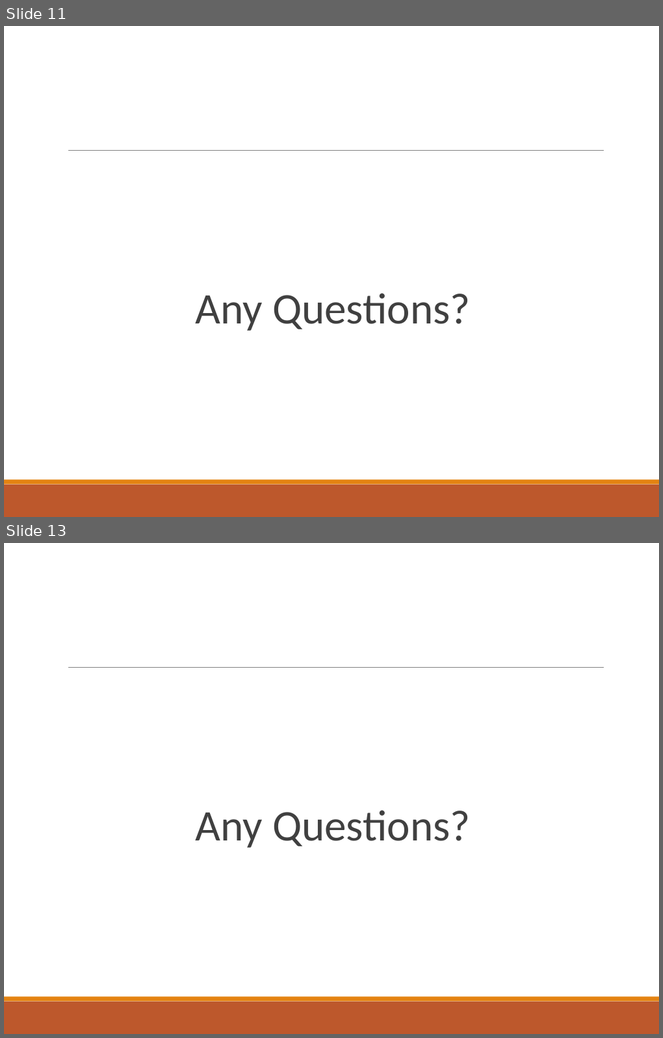
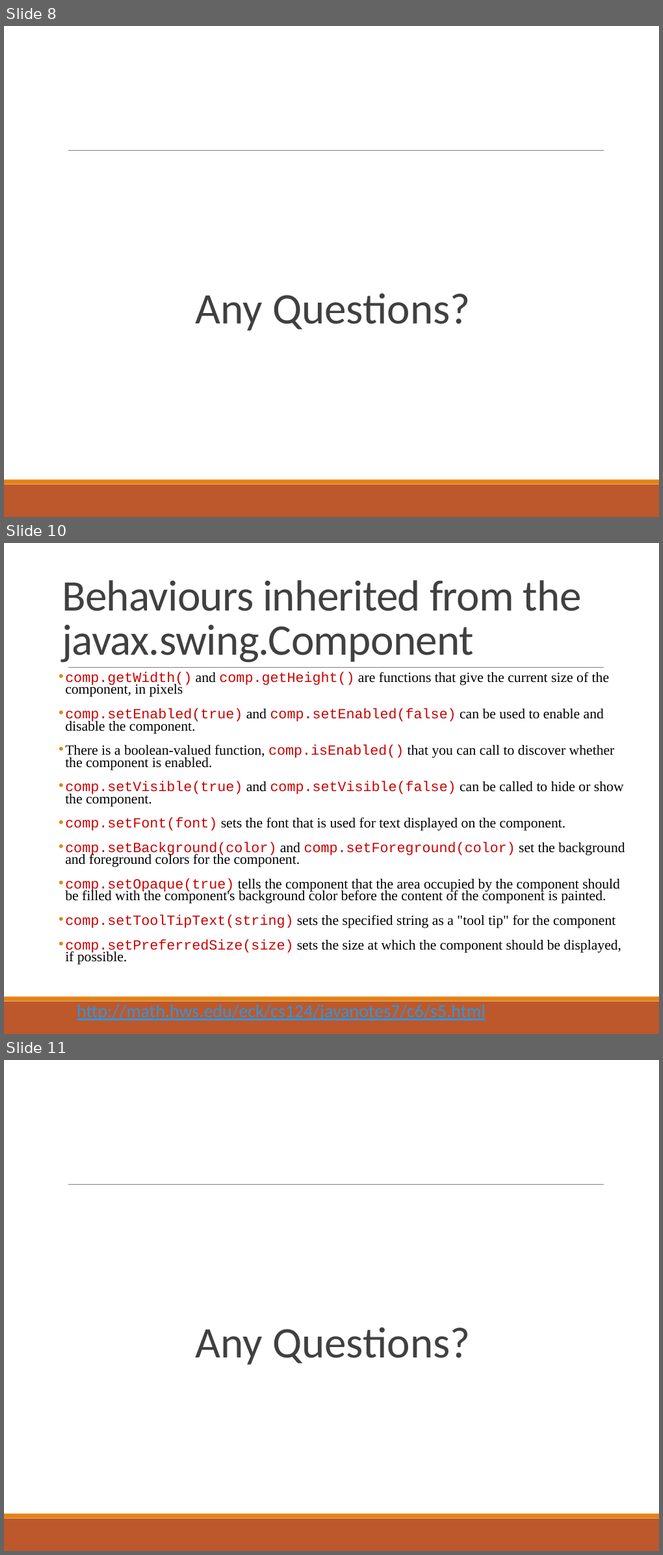
Before and after one commit to deeperj/dillinger, a slide deck: thesis/ukapp2/wqu_isc/sofware_design/Lesson 6 - Java.pptx. Shown one above the other, each under a label of ours: slides 11 and 13 before the commit, slides 8, 10 and 11 after it; the slides between them are not shown. The pictures are 663x1038 and 663x1555 pixels, drawn with LibreOffice and Linux fonts; fonts in the diff are those of the drawing. Boxes give left, top, right and bottom in pixels: in the first picture for what was removed or moved away, otherwise in the second. Text is boxed around its words. In the diff, an @@ line names an element or a change of style, - is before the commit and + after.

```diff
--- a/thesis/ukapp2/wqu_isc/sofware_design/Lesson 6 - Java.pptx
+++ b/thesis/ukapp2/wqu_isc/sofware_design/Lesson 6 - Java.pptx
@@ slide 10 added at bbox=[4, 543, 659, 1034], background #FFFFFF; not listed: 3 template elements that a slide beside it also shows @@
@@ title added at bbox=[62, 580, 582, 663], 48 pt, text #404040 @@
+Behaviours inherited from the javax.swing.Component
@@ text added at bbox=[65, 672, 625, 965], 15.5 pt, text #000000 @@
+• comp.getWidth() and comp.getHeight() are functions that give the current size of the component, in pixels
+• comp.setEnabled(true) and comp.setEnabled(false) can be used to enable and disable the component.
+• There is a boolean-valued function, comp.isEnabled() that you can call to discover whether the component is enabled.
+• comp.setVisible(true) and comp.setVisible(false) can be called to hide or show the component.
+• comp.setFont(font) sets the font that is used for text displayed on the component.
+• comp.setBackground(color) and comp.setForeground(color) set the background and foreground colors for the component.
+• comp.setOpaque(true) tells the component that the area occupied by the component should be filled with the component's background color before the content of the component is painted.
+• comp.setToolTipText(string) sets the specified string as a "tool tip" for the component
+• comp.setPreferredSize(size) sets the size at which the component should be displayed, if possible.
@@ text added at bbox=[77, 1005, 486, 1021], 20 pt, text #2998E3, underline @@
+  http://math.hws.edu/eck/cs124/javanotes7/c6/s5.html
@@ what was slide 11 is now slide 8 @@
@@ what was slide 13 is now slide 11 @@
```
Also in this commit, not shown: 9 slides changed, 12 other slides added, 4 slides removed, 5 other files.
